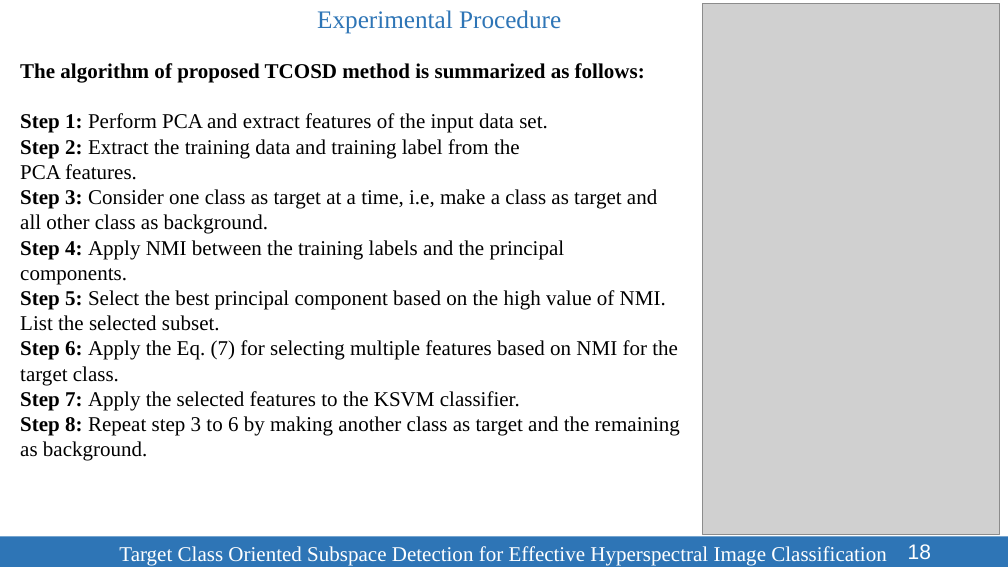
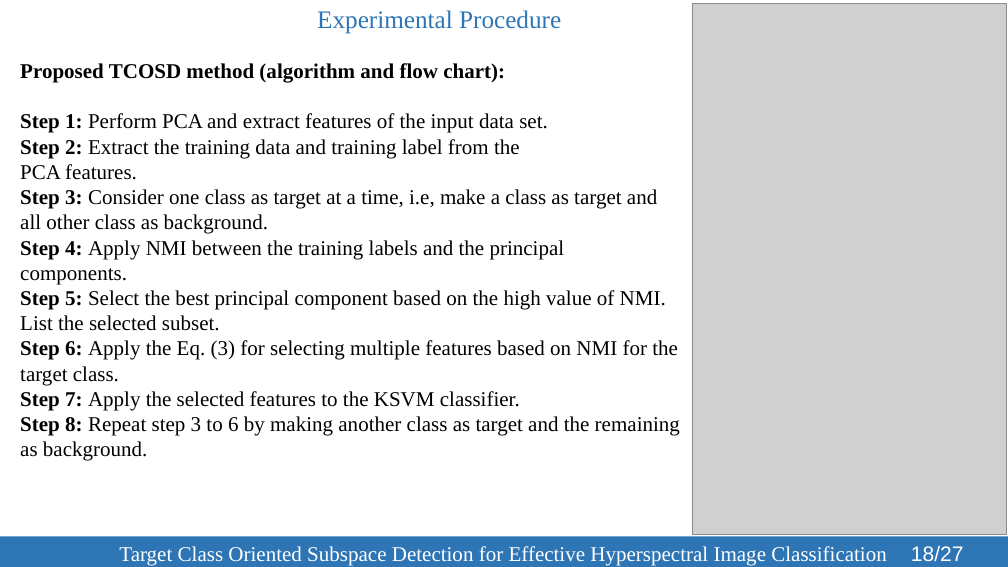
Before and after one commit to SleepyBrain/Remote-Sensing, a slide deck: slide 18 of Presentation/TCOSD-123086.pptx. Drawn at 1008x567 pixels with LibreOffice and Linux fonts; fonts in the diff are those of the drawing; grey boxes stand for pictures. Boxes give left, top, right and bottom in pixels: in the first picture for what was removed or moved away, otherwise in the second. Text is boxed around its words. In the diff, an @@ line names an element or a change of style, - is before the commit and + after.

```diff
--- a/Presentation/TCOSD-123086.pptx
+++ b/Presentation/TCOSD-123086.pptx
@@ picture: place and size @@
-picture at box(702, 3, 1000, 535)
+picture at box(692, 3, 1007, 535)
@@ text at box(20, 63, 505, 83): text changed @@
-The algorithm of proposed TCOSD method is summarized as follows:
+Proposed TCOSD method (algorithm and flow chart):
@@ text at box(20, 340, 678, 385): text changed @@
-Step 6: Apply the Eq. (7) for selecting multiple features based on NMI for the target class.
+Step 6: Apply the Eq. (3) for selecting multiple features based on NMI for the target class.
@@ page number at box(911, 545, 964, 561): text changed @@
-18
+18/27
```
Also in this commit, not shown: 16 other slides changed, 1 slide added, 4 other files.
